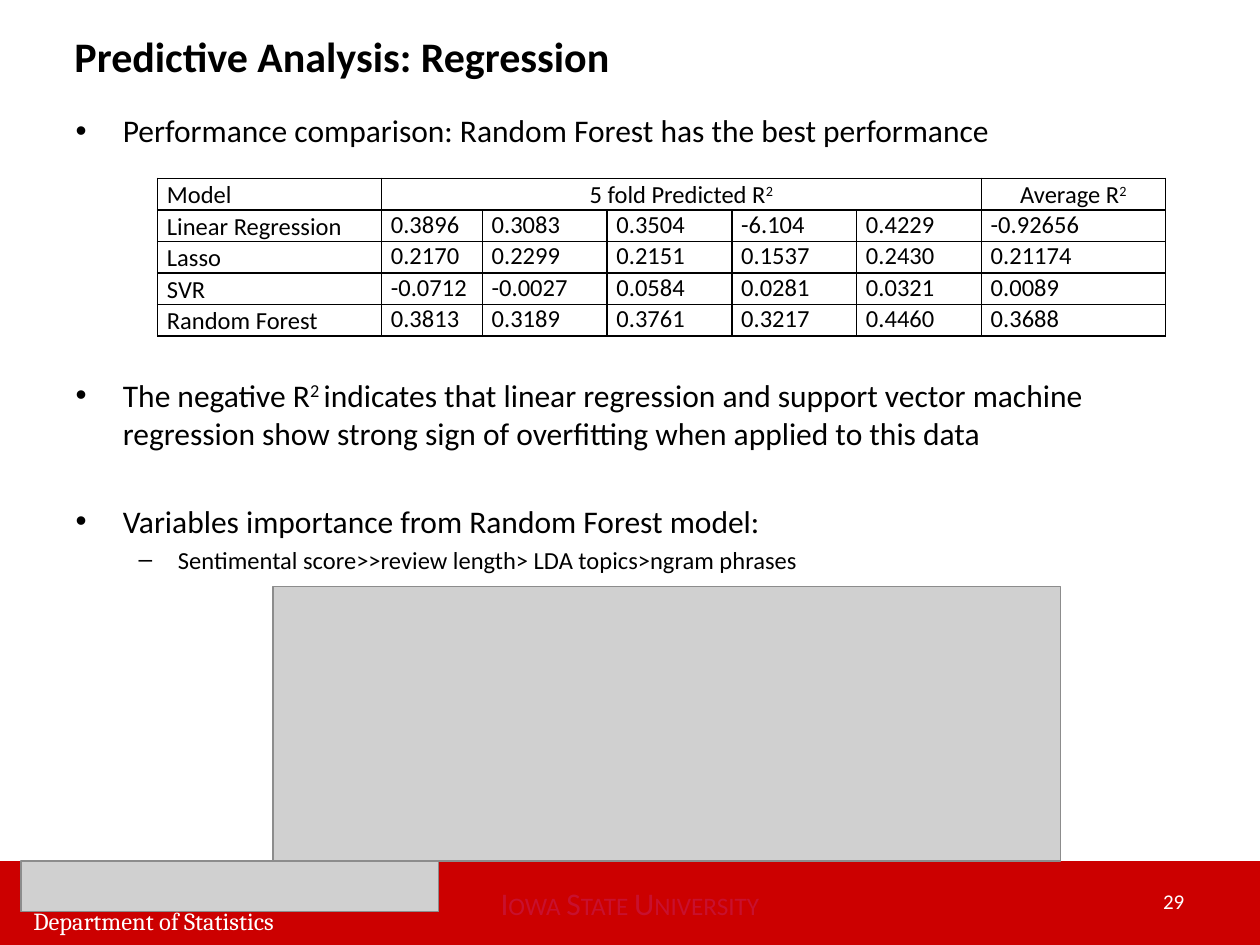
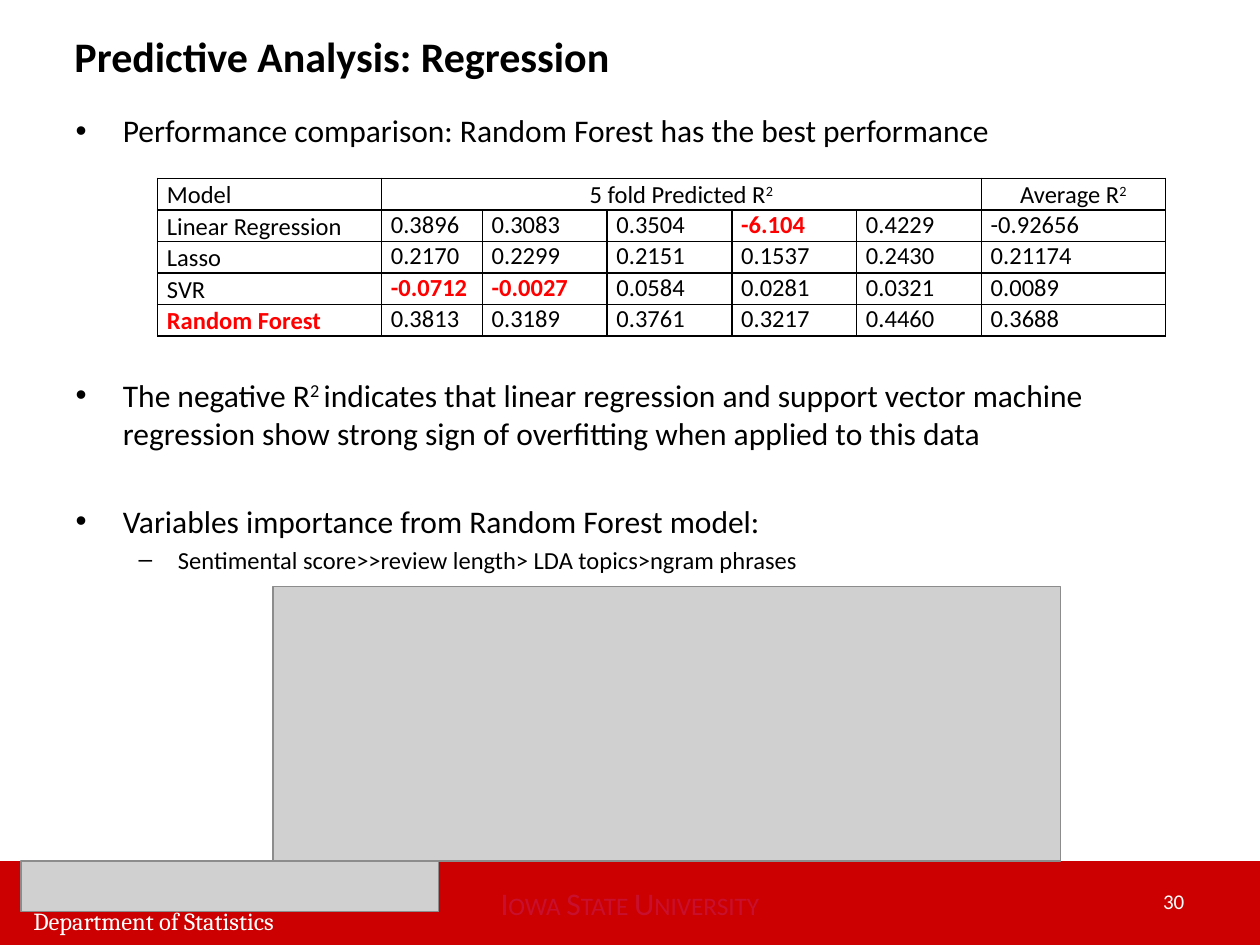
Before and after one commit to huwei95/Yelp_Text_Mining, a slide deck: slide 30 of Wei Hu Master of Statistics Final Oral Exam Apr 12.pptx (slide 29 before the commit). Drawn at 1260x945 pixels with LibreOffice and Linux fonts; fonts in the diff are those of the drawing; grey boxes stand for pictures. Boxes give left, top, right and bottom in pixels: in the first picture for what was removed or moved away, otherwise in the second. Text is boxed around its words. In the diff, an @@ line names an element or a change of style, - is before the commit and + after.

```diff
--- a/Wei Hu Master of Statistics Final Oral Exam Apr 12.pptx
+++ b/Wei Hu Master of Statistics Final Oral Exam Apr 12.pptx
@@ table at (158, 179, 1166, 340) @@
@@ text colour #000000 to #FF0000, bold on in "-6.104", "-0.0712", "-0.0027", "Random Forest" @@
@@ page number at (1163, 895, 1184, 909): text changed @@
-29
+30
```
Also in this commit, not shown: 16 other slides changed, 3 slides added, 1 slide removed.
